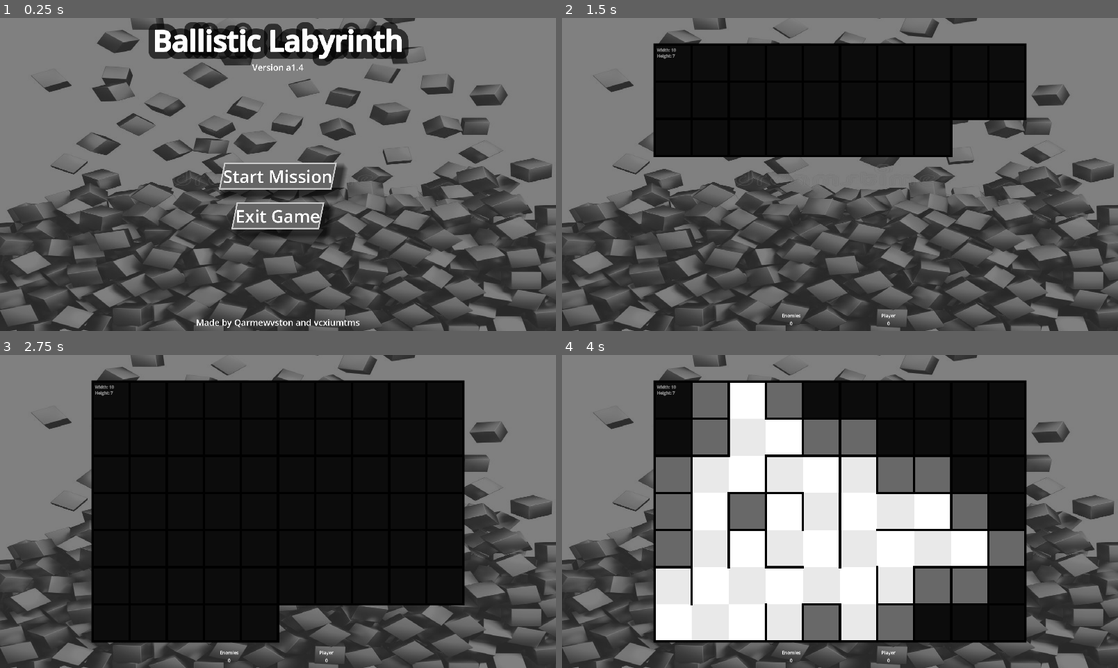
Above: before the commit, frames 1-4 (two rows, left to right).
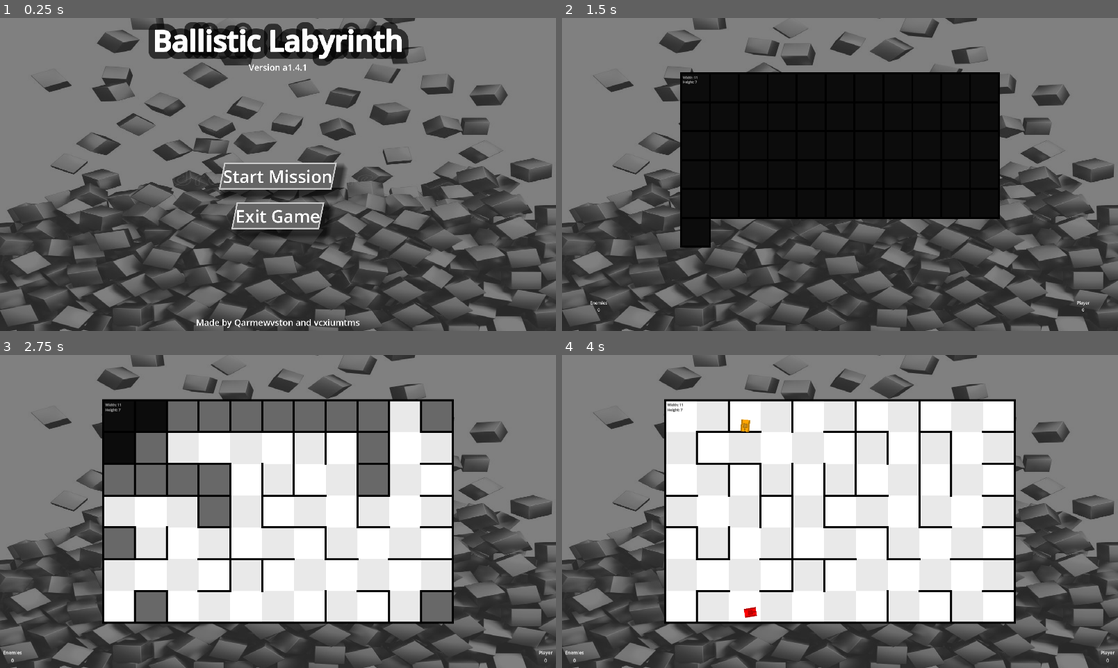
Above: after the commit, the same moments.

Repository: Wizzoplit273/Ballistic-Labyrinth
Game: Godot game, scene res://origin.tscn
Same seed, same stepped clock (60 frames per second), same inputs: the game is played once before the commit and once after it.
Inputs (mouse positions are in pixels of both pictures, inside the frame that each line leads up to):
- Up to frame 1 (0.25 s): no input
- Up to frame 2 (1.5 s): click "Start Mission" at 0.5 s; move the mouse to (962, 158) at 1.27 s; hold Up (MoveForward) from 1.28 s (still down); tap Mouse wheel down (ScrollDown, bound only after the commit) at 1.35 s
- Up to frame 3 (2.75 s): tap Mouse wheel up (ScrollUp, bound only after the commit) at 1.55, 2.1 s; move the mouse to (166, 527) at 2.02 s; release Up (MoveForward) at 2.03 s; hold Down (MoveBackward) from 2.03 s (still down); tap Mouse wheel down (ScrollDown, bound only after the commit) at 2.3 s
- Up to frame 4 (4 s): move the mouse to (895, 442) at 2.77 s; release Down (MoveBackward) at 2.78 s; hold Right (RotateClockwise) 2.78-3.53 s; hold Up (MoveForward) from 2.78 s (still down); tap Mouse wheel up (ScrollUp, bound only after the commit) at 3.05 s; move the mouse to (812, 574) at 3.52 s; tap Left (RotateCounterclockwise) at 3.6 s; tap Mouse wheel down (ScrollDown, bound only after the commit) at 3.8 s

The runs differ from the first frame. In frame 1, 0.1% of the frame differs, in the area x 44-55%, y 14-17%; in frame 2, 21%; in frame 3, 49%, in the area x 0-100%, y 8-99%; in frame 4, 33%.

Commit message:
Archive 0.4.1/a1.4.1

Diff:
--- a/ingame/levels/mission_levels/level_1.gd
+++ b/ingame/levels/mission_levels/level_1.gd
@@ -24,8 +24,13 @@
 	place_player_on_map()
 	place_enemies_on_map()
 
-func _process(_delta: float) -> void:
+const SCROLL_VALUE: float = 1.1
+func _process(delta: float) -> void:
 	if is_queued_for_deletion(): return
+	if Input.is_action_just_pressed("ScrollUp"):
+		$Camera.zoom *= SCROLL_VALUE
+	if Input.is_action_just_pressed("ScrollDown"):
+		$Camera.zoom /= SCROLL_VALUE
 	for instance: RigidBody2D in $Enemies.get_children():
 		instance.DEBUG_is_showing_dodging = DEBUG_is_showing_dodging
 		var player_cell: Vector2i = $Map/Ground.local_to_map($Map/Ground.to_local($Player.position))
@@ -38,18 +43,25 @@
 
 ## first vector entry is width, second is height
 const TILE_SIZE: int = 16
-@export var min_maze_size: Vector2i = Vector2i(10, 6)
-@export var max_maze_size: Vector2i = Vector2i(14, 7)
+@export var min_maze_size: Vector2i = Vector2i(6, 6)
+@export var max_maze_size: Vector2i = Vector2i(16, 16)
 var maze_size: Vector2i = Vector2i.ZERO
 var maze_bottom_corner: Vector2i = Vector2i.ZERO
 func create_maze_ground_and_margins() -> void:
 	var rng: RandomNumberGenerator = RandomNumberGenerator.new()
 	maze_size = Vector2i(rng.randi_range(min_maze_size.x, max_maze_size.x), rng.randi_range(min_maze_size.y, max_maze_size.y))
+	if maze_size.x < maze_size.y:
+		var auxiliary: int = maze_size.x
+		maze_size.x = maze_size.y
+		maze_size.y = auxiliary
 	$Map/Ground/MazeDimensionsLabel.text = "Width: " + str(maze_size.x)
 	$Map/Ground/MazeDimensionsLabel.text += "\nHeight: " + str(maze_size.y)
+	$Camera.zoom = Vector2.ONE / maze_size.y * 6
+	$Camera.scale.x = 1 / $Camera.zoom.x
+	$Camera.scale.y = 1 / $Camera.zoom.y
 	for row: int in range(0, maze_size.y):
 		for column: int in range(0, maze_size.x):
-			await get_tree().create_timer(0.03).timeout
+			await get_tree().create_timer(0.01).timeout
 			$DimensionsGenerationNoise.play()
 			$Map/Ground.set_cell(Vector2i(column, row), 0, Vector2i(0, 0), 1)
 			$Camera.position = maze_size * $Map/Ground.scale.x * TILE_SIZE / 2
@@ -195,7 +207,7 @@
 	var selected_frontier_cell_index: int
 	var i: int = 0
 	while frontier_cells.size() != 0:
-		await get_tree().create_timer(0.02).timeout
+		await get_tree().create_timer(0.01).timeout
 		$MazeGenerationNoise.play()
 		selected_frontier_cell_index = rng.randi_range(0, frontier_cells.size() - 1)
 		selected_cell = frontier_cells[selected_frontier_cell_index]
@@ -248,17 +260,30 @@
 	if vector == Vector2i.UP: return Vector2i.RIGHT
 	return Vector2i.ZERO ## invalid input handler
 
-@export var REMOVED_WALLS_INTERVAL: Vector2i = Vector2i(0, 10)
+@export var removed_walls_interval: Vector2i = Vector2i(0, 30) # overwritten by maze dimensions for now
 func remove_random_maze_walls() -> void:
 	var rng: RandomNumberGenerator = RandomNumberGenerator.new()
-	var remove_count: int = rng.randi_range(REMOVED_WALLS_INTERVAL.x, REMOVED_WALLS_INTERVAL.y)
+	if maze_size.x + maze_size.y >= 32:
+		removed_walls_interval = Vector2i(10, 25)
+	elif maze_size.x + maze_size.y >= 20:
+		removed_walls_interval = Vector2i(4, 10)
+	else: #maze_size.x + maze_size.y <= 15:
+		removed_walls_interval = Vector2i(0, 6)
+	var remove_count: int = rng.randi_range(removed_walls_interval.x, removed_walls_interval.y)
+	await get_tree().create_timer(0).timeout
+	if remove_count == 0: ## the for loop stops working when remove_count is 0 for some reason
+		wall_remove_finished.emit()
+		return
 	for index: int in range(0, remove_count):
 		await get_tree().create_timer(0.03).timeout
 		$WallRemoveNoise.play()
 		var random_cell: Vector2i = maze_size - Vector2i.ONE
-		var wall_does_not_exist: bool = true
+		var wall_does_not_exist: bool = true # temporarily modified so a cell has to have at least two adjacent walls
 		while wall_does_not_exist or random_cell == maze_size - Vector2i.ONE:
-			wall_does_not_exist = not maze_visual_wall_exists(random_cell, 0) and not maze_visual_wall_exists(random_cell, 1)
+			var wall_count: int = 0
+			for adjacency: int in range(0, 3):
+				if maze_visual_wall_exists(random_cell, adjacency): wall_count += 1
+			wall_does_not_exist = wall_count <= 1 # temporarily modified so a cell has to have at least two adjacent walls
 			random_cell = Vector2i(rng.randi_range(0, maze_size.x - 1), rng.randi_range(0, maze_size.y - 1))
 		if random_cell.x == maze_size.x - 1:
 			delete_maze_visual_wall(random_cell, 1)
@@ -439,11 +464,18 @@
 	alive_players_count = 1
 
 @export var MIN_SPAWNPOINT_DISTANCING: float = 400.0
-@export var enemy_count_interval: Vector2i = Vector2i(1, 3)
+@export var enemy_count_interval: Vector2i = Vector2i(1, 6) # overwritten by maze dimensions for now
 var enemy_count: int
 const NEW_ENEMY_INSTANCE_PATH: String = "res://ingame/entities/enemy/enemy.tscn"
 func place_enemies_on_map() -> void:
 	var rng: RandomNumberGenerator = RandomNumberGenerator.new()
+	# enemy_count_interval selection is temporary, this can be optimised later
+	if maze_size.x + maze_size.y >= 32:
+		enemy_count_interval = Vector2i(6, 9)
+	elif maze_size.x + maze_size.y >= 20:
+		enemy_count_interval = Vector2i(3, 5)
+	else: #maze_size.x + maze_size.y >= 15:
+		enemy_count_interval = Vector2i(1, 3)
 	enemy_count = rng.randi_range(enemy_count_interval.x, enemy_count_interval.y)
 	var enemy_instance: RigidBody2D = null
 	for index: int in range(0, enemy_count):
@@ -469,8 +501,10 @@
 			enemy_instance.rotation = rng.randf_range(0, PI * 2)
 			enemy_instance.visible = true
 			enemy_instance.player_node = $Player
-			enemy_instance.connect("shoot", _on_enemy_shoot)
-			enemy_instance.connect("level_die", _on_enemy_level_die)
+			if not enemy_instance.is_connected("shoot", _on_enemy_shoot):
+				enemy_instance.connect("shoot", _on_enemy_shoot)
+			if not enemy_instance.is_connected("level_die", _on_enemy_level_die):
+				enemy_instance.connect("level_die", _on_enemy_level_die)
 			enemy_instance.process_mode = Node.PROCESS_MODE_INHERIT
 			#enemy_instance.get_node("Rest/Image").scale += Vector2.ONE * rng.randf_range(-0.1, 0.1)
 		alive_enemies_count = enemy_count
--- a/ingame/levels/mission_levels/level_1.tscn
+++ b/ingame/levels/mission_levels/level_1.tscn
@@ -67,17 +67,17 @@
 pitch_scale = 0.4
 max_polyphony = 60
 
+[node name="MazeGenerationNoise" type="AudioStreamPlayer" parent="."]
+stream = ExtResource("2_uasfe")
+volume_db = -22.0
+pitch_scale = 0.8
+max_polyphony = 10
+
 [node name="DimensionsGenerationNoise" type="AudioStreamPlayer" parent="."]
 stream = ExtResource("2_uasfe")
 volume_db = -28.0
 pitch_scale = 0.1
-max_polyphony = 60
-
-[node name="MazeGenerationNoise" type="AudioStreamPlayer" parent="."]
-stream = ExtResource("2_uasfe")
-volume_db = -22.0
-pitch_scale = 0.8
-max_polyphony = 5
+max_polyphony = 80
 
 [node name="Map" type="Node2D" parent="."]
 metadata/_edit_lock_ = true
@@ -171,9 +171,9 @@
 anchors_preset = 15
 anchor_right = 1.0
 anchor_bottom = 1.0
-offset_left = -250.0
+offset_left = -949.0
 offset_top = 475.0
-offset_right = 250.0
+offset_right = 949.0
 offset_bottom = 525.0
 grow_horizontal = 2
 grow_vertical = 2
@@ -200,6 +200,7 @@
 metadata/_edit_lock_ = true
 
 [node name="DrawContainer" type="VBoxContainer" parent="Camera/ScoresContainer"]
+custom_minimum_size = Vector2(1775, 0)
 layout_mode = 2
 size_flags_horizontal = 3
 metadata/_edit_lock_ = true
--- a/project.godot
+++ b/project.godot
@@ -10,8 +10,8 @@
 
 [application]
 
-config/name="Ballistic Labyrinth a1.4"
-config/version="a1.4"
+config/name="Ballistic Labyrinth a1.4.1"
+config/version="a1.4.1"
 run/main_scene="uid://dl53xfp6aj77b"
 config/features=PackedStringArray("4.4", "Forward Plus")
 config/icon="uid://df5mouvis1adw"
@@ -93,6 +93,20 @@
 "events": [Object(InputEventKey,"resource_local_to_scene":false,"resource_name":"","device":-1,"window_id":0,"alt_press …(190 unchanged characters)…
 ]
 }
+ScrollUp={
+"deadzone": 0.2,
+"events": [Object(InputEventMouseButton,"resource_local_to_scene":false,"resource_name":"","device":-1,"window_id":0,"alt_pressed":false,"shift_pressed":false,"ctrl_pressed":false,"meta_pressed":false,"button_mask":0,"position":Vector2(0, 0),"global_position":Vector2(0, 0),"factor":1.0,"button_index":4,"canceled":false,"pressed":false,"double_click":false,"script":null)
+, Object(InputEventKey,"resource_local_to_scene":false,"resource_name":"","device":-1,"window_id":0,"alt_pressed":false,"shift_pressed":true,"ctrl_pressed":false,"meta_pressed":false,"pressed":false,"keycode":0,"physical_keycode":4194320,"key_label":0,"unicode":0,"location":0,"echo":false,"script":null)
+, Object(InputEventKey,"resource_local_to_scene":false,"resource_name":"","device":-1,"window_id":0,"alt_pressed":false,"shift_pressed":true,"ctrl_pressed":false,"meta_pressed":false,"pressed":false,"keycode":0,"physical_keycode":87,"key_label":0,"unicode":87,"location":0,"echo":false,"script":null)
+]
+}
+ScrollDown={
+"deadzone": 0.2,
+"events": [Object(InputEventMouseButton,"resource_local_to_scene":false,"resource_name":"","device":-1,"window_id":0,"alt_pressed":false,"shift_pressed":false,"ctrl_pressed":false,"meta_pressed":false,"button_mask":0,"position":Vector2(0, 0),"global_position":Vector2(0, 0),"factor":1.0,"button_index":5,"canceled":false,"pressed":false,"double_click":false,"script":null)
+, Object(InputEventKey,"resource_local_to_scene":false,"resource_name":"","device":-1,"window_id":0,"alt_pressed":false,"shift_pressed":true,"ctrl_pressed":false,"meta_pressed":false,"pressed":false,"keycode":0,"physical_keycode":4194322,"key_label":0,"unicode":0,"location":0,"echo":false,"script":null)
+, Object(InputEventKey,"resource_local_to_scene":false,"resource_name":"","device":-1,"window_id":0,"alt_pressed":false,"shift_pressed":true,"ctrl_pressed":false,"meta_pressed":false,"pressed":false,"keycode":0,"physical_keycode":83,"key_label":0,"unicode":83,"location":0,"echo":false,"script":null)
+]
+}
 
 [layer_names]
 
